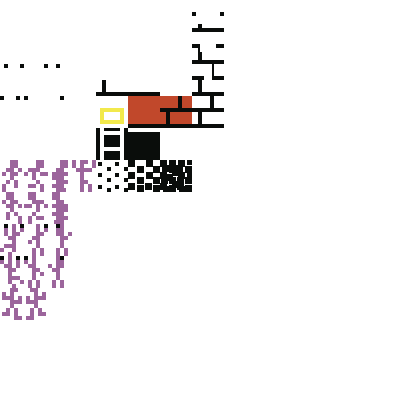
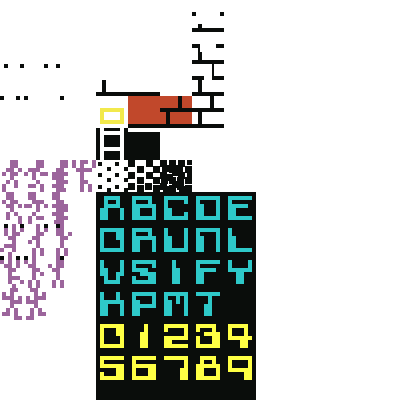
Two versions of the same layered image (400 × 400). Layer-by-layer changes:
painted on "Visible" over [96, 192, 256, 400]
